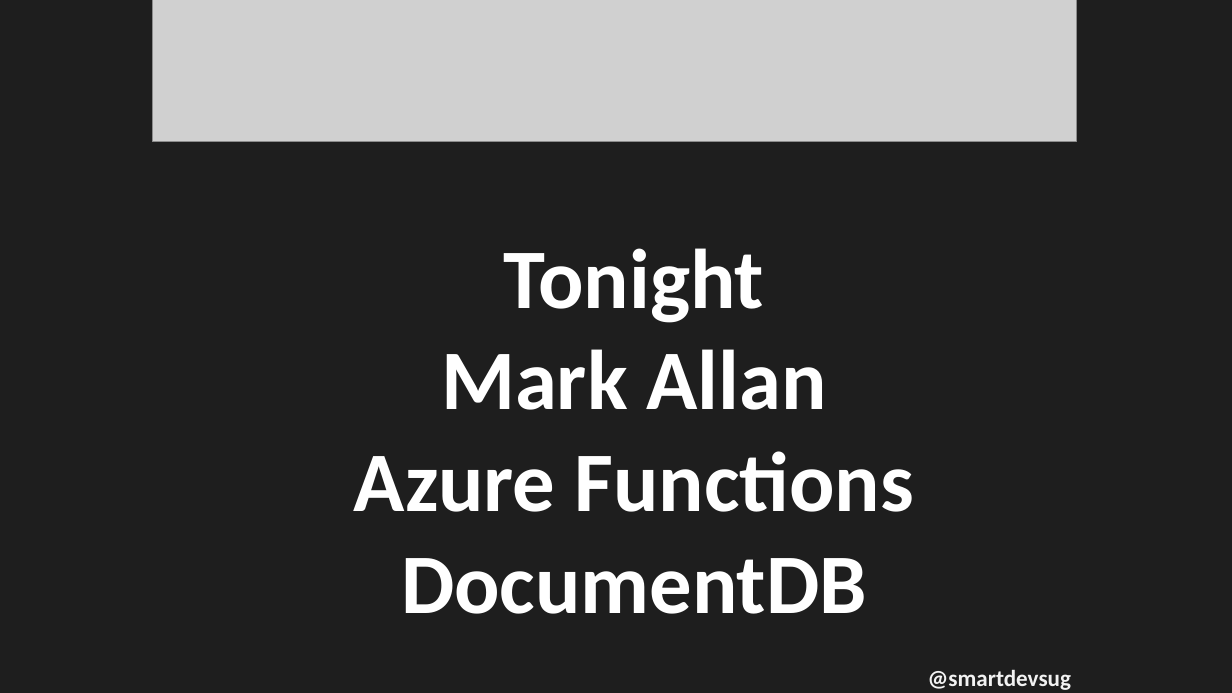
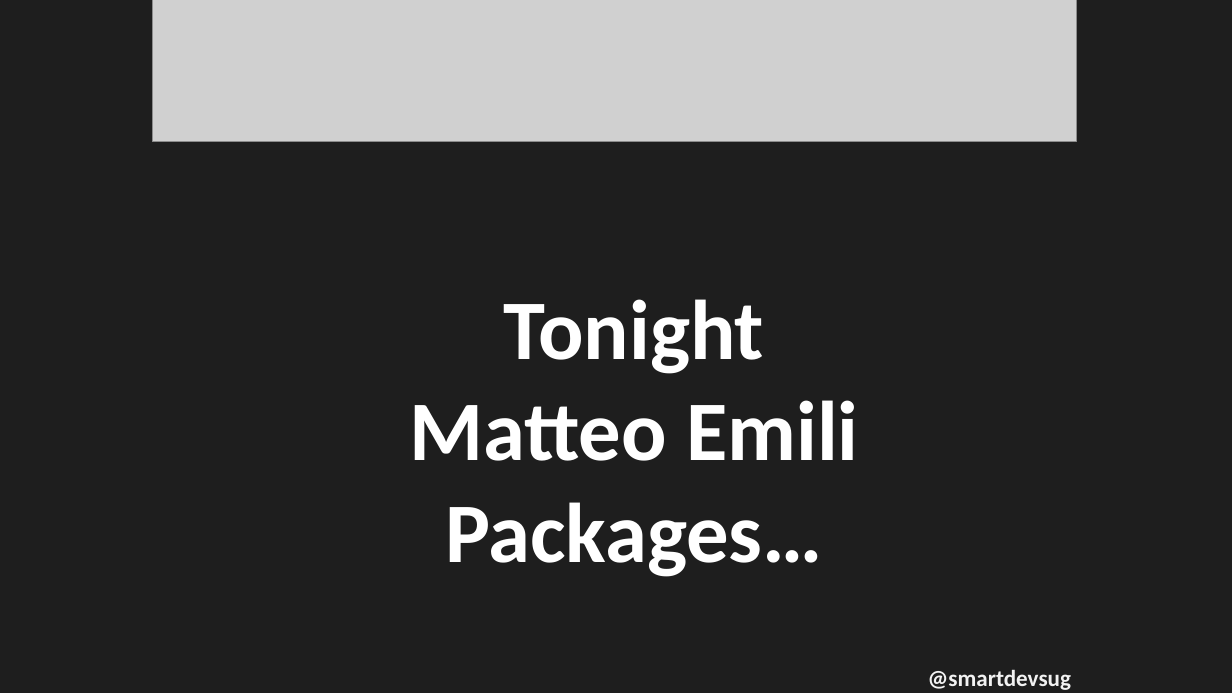
Before and after one commit to rippo/smartdevs, a slide deck: slide 7 of WelcomePresentation-SmartDevs.pptx (slide 8 before the commit). Drawn at 1232x693 pixels with LibreOffice and Linux fonts; fonts in the diff are those of the drawing; grey boxes stand for pictures. Boxes give left, top, right and bottom in pixels: in the first picture for what was removed or moved away, otherwise in the second. Text is boxed around its words. In the diff, an @@ line names an element or a change of style, - is before the commit and + after.

```diff
--- a/WelcomePresentation-SmartDevs.pptx
+++ b/WelcomePresentation-SmartDevs.pptx
@@ text at <box>409,299,858,577</box>: text changed @@
-Tonight
-Mark Allan
-Azure Functions
-DocumentDB
+Tonight
+Matteo Emili
+Packages…
```
Also in this commit, not shown: 1 other slide changed, 1 slide removed.
